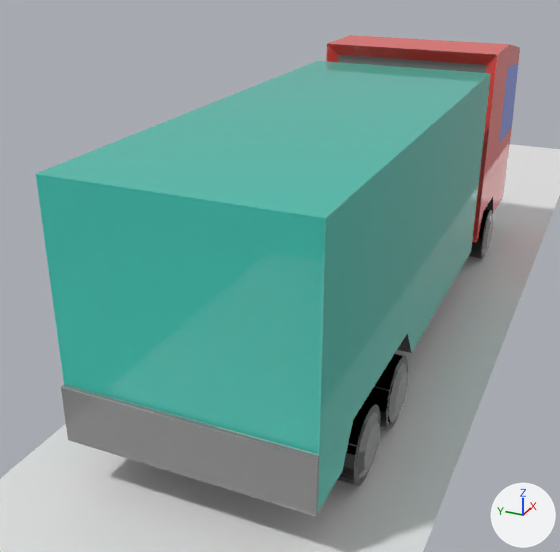
What one commit did to the glTF model src/assets/kamion.glb.
One viewpoint serves both versions: a camera (50 mm lens) standing at (-6.99, -2.32, 3.85) and looking at (-0.51, 0.6, 0.61). Arrows for +X, +Y and +Z are at lower right; the lights stay in place. Where no turn or scale is listed for an object, it has been applied to the vertices. Vertices at the same position are counted once.

Objects in the first picture: 'Plane', 'kamion'.
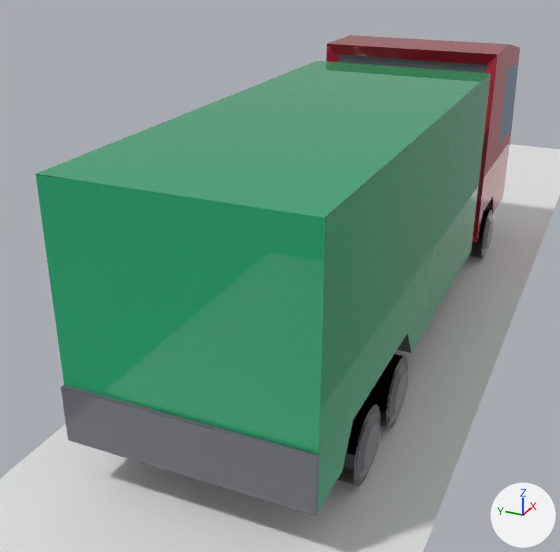
The change in detail:
Picture 'kamion' (img_kamion) is new.
Material 'kamion' (mat_kamion) changes its picture from img_untitled to img_kamion.
me_kamion is used by ob_kamion; location (0.09, 0.03, 1.29).
me_kamion had 1523 vertices, 3728 faces and spanned x -3.47..3.47, y -1.04..1.04, z -1.27..1.27.
me_kamion now has 1555 vertices, 3792 faces and spans x -3.47..3.47, y -1.04..1.04, z -1.27..1.27.
me_kamion part 1: 3298 kept faces spanning x -3.47..3.47, y -1.04..1.04, z -1.27..1.27 get new texture (UV) coordinates.

Where the change shows, as pixel boxes (x1, y1, x2, y2) in the pictures (560 x 552 px):
'kamion', surface changed (cyan to green)
    both: (36, 35, 520, 516)
